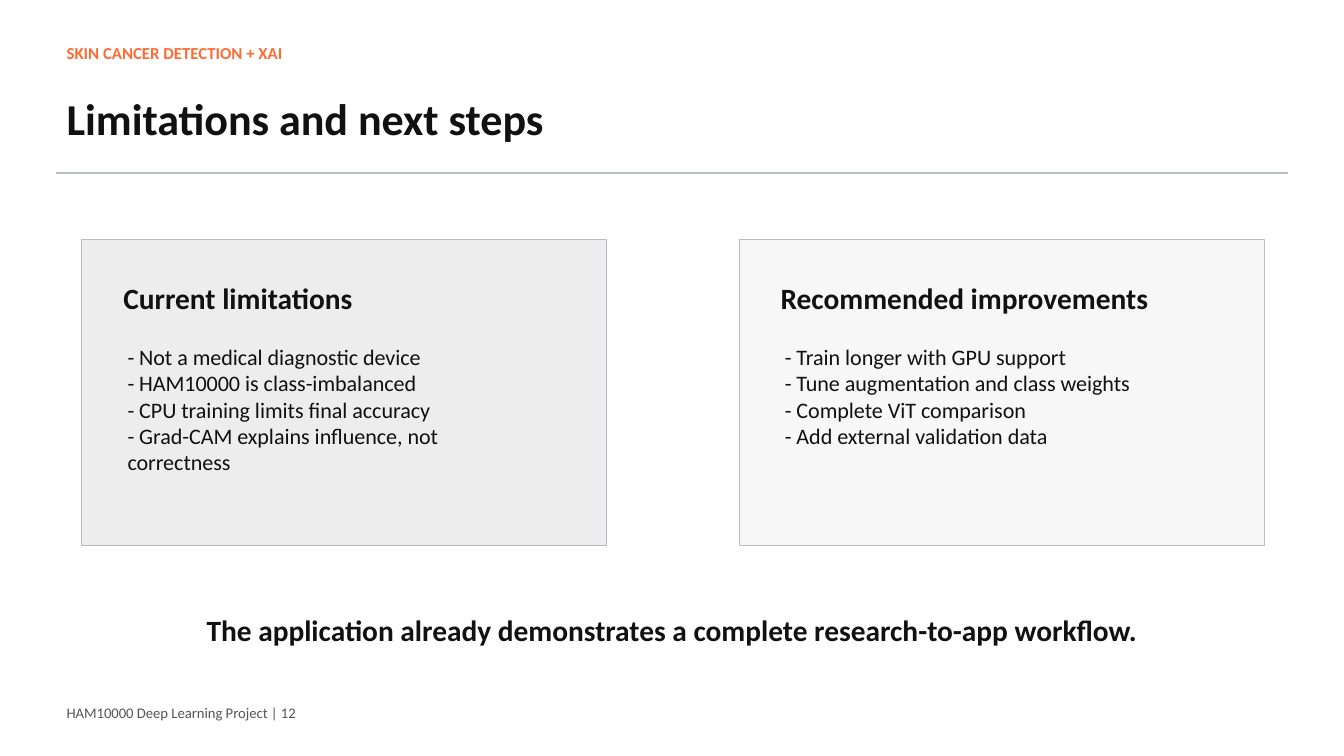
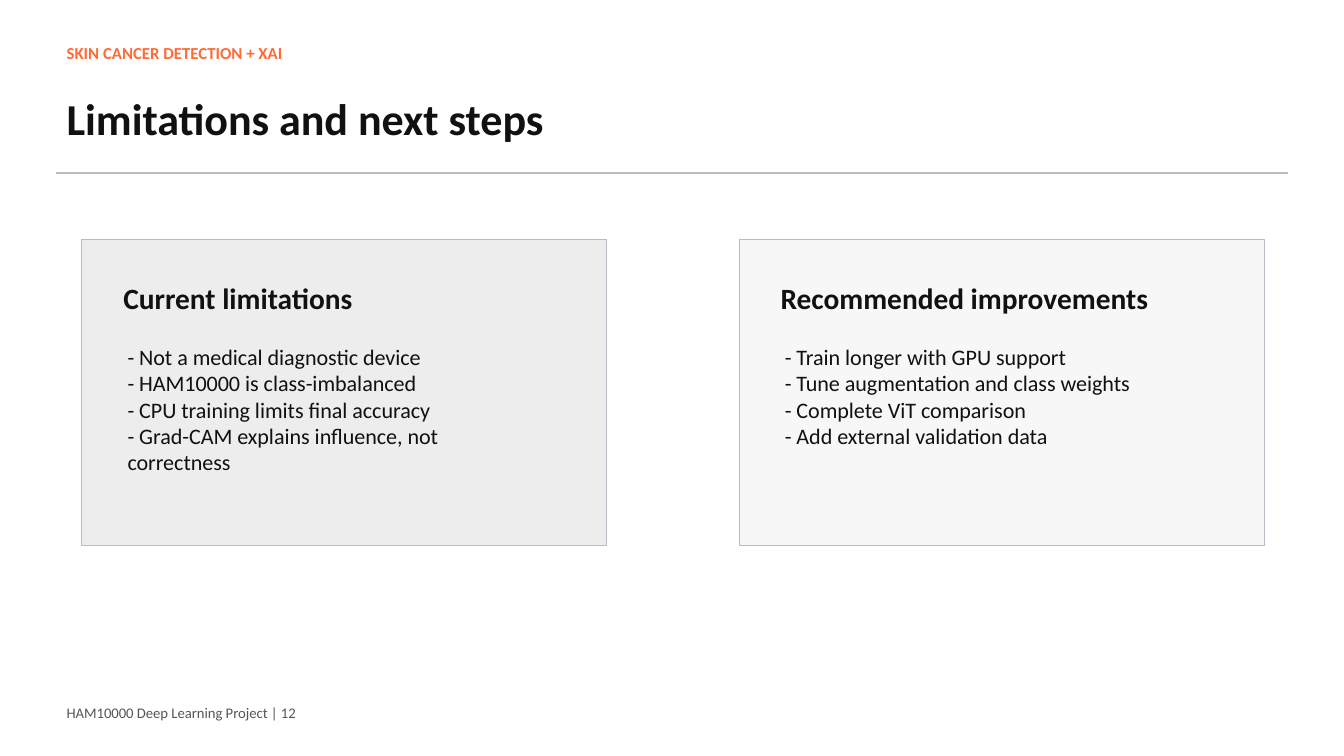
Before and after one commit to manasamarigoli15/Skin-Cancer-Detection, a slide deck: slide 12 of outputs/Skin_Cancer_Detection_XAI_Presentation.pptx. Drawn at 1344x756 pixels with LibreOffice and Linux fonts; fonts in the diff are those of the drawing. Boxes give left, top, right and bottom in pixels: in the first picture for what was removed or moved away, otherwise in the second. Text is boxed around its words. In the diff, an @@ line names an element or a change of style, - is before the commit and + after.

```diff
--- a/outputs/Skin_Cancer_Detection_XAI_Presentation.pptx
+++ b/outputs/Skin_Cancer_Detection_XAI_Presentation.pptx
@@ text removed at <box>207,620,1137,646</box> @@
-The application already demonstrates a complete research-to-app workflow.
```
Also in this commit, not shown: 11 other slides changed, 1 other file.
